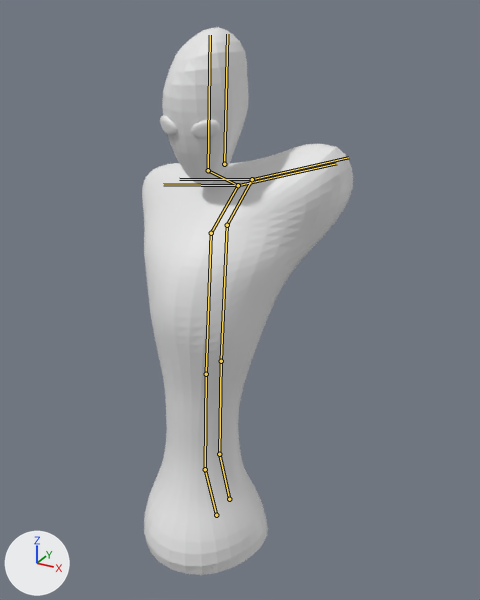
What one commit did to the Blender file BlenderFiles/p2.blend.
Both versions are drawn from a 50 mm lens placed at (5.99, -9.99, 10.2), pointed at (0.37, 0.23, 5.09). Lighting does not change. The marker at lower left points along +X, +Y and +Z. The bones that bend it are drawn over the model as lines.

Names of what the first picture shows: 'Body', 'Eyes', 'Head'.
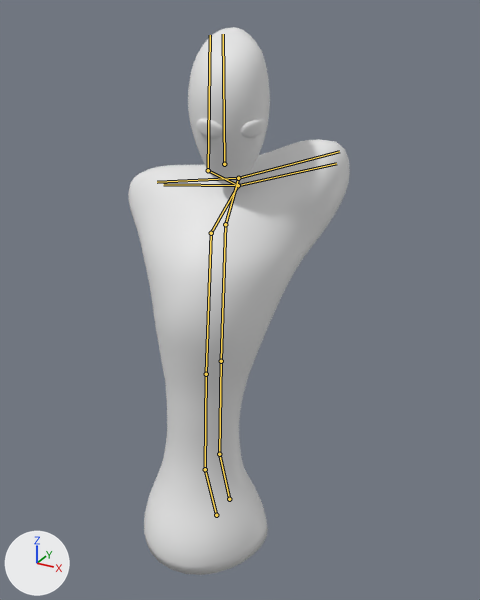
The newer file adds an action. The first version stands in its rest pose; the second is drawn at frame 20 of the action 'look_left'.

Where the change shows, as pixel boxes [x1, y1, x2, y2] in the pictures (480 x 600 px):
'Body', posed: before [142, 144, 353, 575]; after [128, 139, 350, 575]
'Head', posed: before [162, 27, 249, 185]; after [188, 27, 270, 186]
'Eyes', posed (16% wider, 12% shorter): before [160, 115, 220, 139]; after [196, 118, 266, 139]

What changed in the scene script:
```text
Change bone_chest:
    where bone_chest = bpy.data.objects['RIG-Armature.001'].pose.bones['chest']  # child of 'torso'
    bone_chest.rotation_quaternion: (1.0, 0.0, 0.0, 0.0) -> (0.991, -0.003, 0.002, 0.131)  # degrees (0, 0, 0) -> degrees (0, 0, 15)
Change bone_bone_007:
    where bone_bone_007 = bpy.data.objects['RIG-Armature.001'].pose.bones['Bone.007']  # child of 'ORG-Bone.006'
    bone_bone_007.rotation_quaternion: (1.0, 0.0, 0.0, 0.0) -> (0.983, -0.001, 0.185, 0.013)  # degrees (0, 0, 0) -> degrees (0, 21, 2)
```
